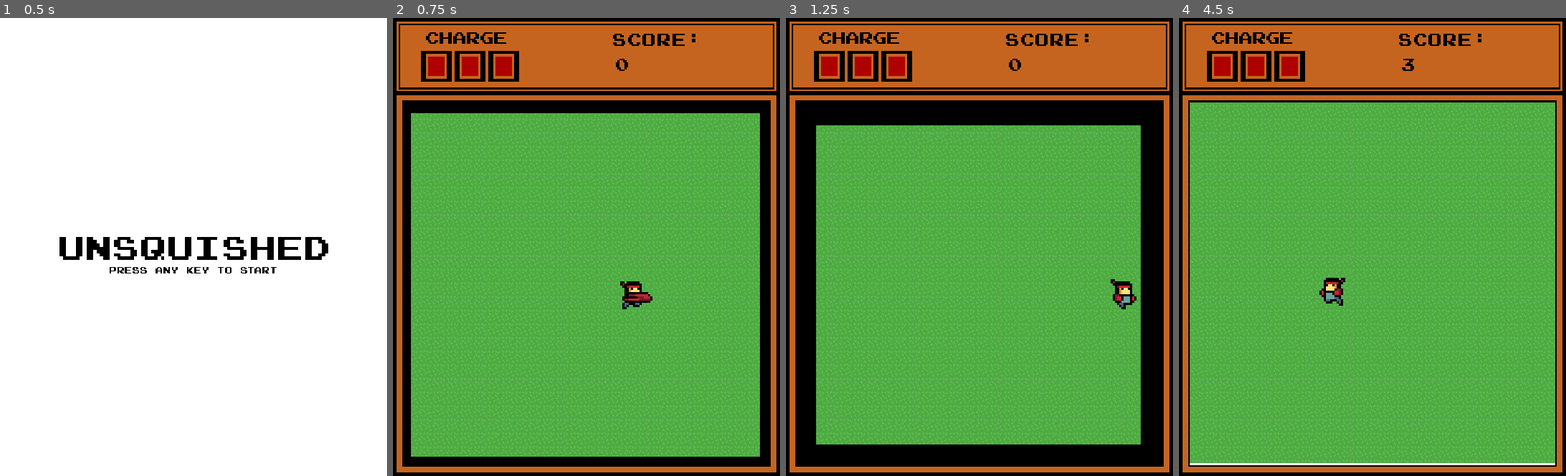
Above: before the commit, frames 1-4 (left to right).
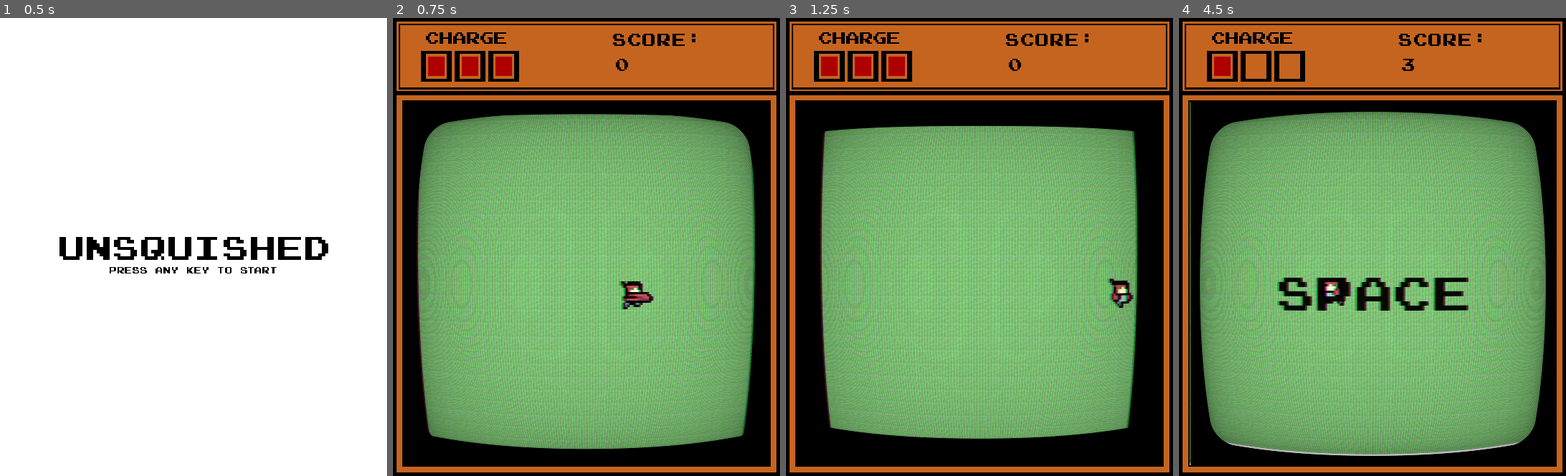
Above: after the commit, the same moments.

Repository: Compsciler/Unsquished
Game: Godot game, scene res://title_scene.tscn
Same seed, same stepped clock (60 frames per second), same inputs: the game is played once before the commit and once after it. The engine's default icon, where the game draws it, is replaced by a stand-in: a white triangle on a blue panel in a dark square.
Inputs:
- Up to frame 1 (0.5 s): no input
- Up to frame 2 (0.75 s): tap Enter at 0.5 s; hold D (right) from 0.53 s (still down); tap J (hit) at 0.6 s
- Up to frame 3 (1.25 s): keep holding D (right)
- Up to frame 4 (4.5 s): release D (right) at 1.28 s; hold S (down) 1.28-2.03 s; tap J (hit) at 1.35, 2.3, 2.85, 3.6 s; hold D (right) 2.03-2.78 s; tap Space (super) at 2.1, 4.35 s; hold W (up) 2.78-3.53 s; hold A (left) from 3.53 s (still down)

Frame 1 is identical in both runs. In frame 2, 65% of the frame differs, in the area x 4-95%, y 20-96%; in frame 3, 57%; in frame 4, 72%, in the area x 2-98%, y 8-98%.

Commit message:
add scanline shader

Diff:
--- a/CharacterBody2D.gd
+++ b/CharacterBody2D.gd
@@ -28,6 +28,7 @@
 @export var super_count = 3
 
 signal charge_change
+signal hit_wall
 
 func _physics_process(delta):
 	var horizontal_direction = Input.get_axis("left", "right")
@@ -81,6 +82,8 @@
 					retract_walls.append(wall)
 			for wall in retract_walls:
 				wall.retract(1.0 / len(retract_walls))
+			if len(retract_walls) > 0:
+				emit_signal("hit_wall")
 			punch_audio_player.play()
 
 	if Input.is_action_just_pressed("super") and super_count > 0:
--- a/node_2d.tscn
+++ b/node_2d.tscn
@@ -55,4 +55,7 @@
 volume_db = -12.0
 autoplay = true
 
+[connection signal="charge_change" from="CharacterBody2D" to="ui" method="_on_character_body_2d_charge_change"]
+[connection signal="hit_wall" from="CharacterBody2D" to="ui" method="_on_character_body_2d_hit_wall"]
+
 [editable path="Walls"]
--- a/ui.gd
+++ b/ui.gd
@@ -6,6 +6,11 @@
 
 var filled_texture = preload("res://Art/charge.png")
 var depleted_texture = preload("res://Art/charge_depleted.png")
+
+var abberation_strength: float = 1.0:
+	set(value):
+		$ColorRect.get_material().set_shader_parameter("r_displacement", Vector2(value, 0.0))
+		$ColorRect.get_material().set_shader_parameter("b_displacement", Vector2(-value, 0.0))
 
 func _on_timer_timeout():
 	GameManager.score += 1
@@ -26,3 +31,10 @@
 	tween.tween_property(space_label, "modulate", Color(1.0, 1.0, 1.0, 0.2), 1)
 	tween.set_parallel(false)
 	tween.tween_callback(func(): space_label.hide())
+
+
+
+func _on_character_body_2d_hit_wall():
+	var tween = get_tree().create_tween()
+	tween.tween_property(self, "abberation_strength", 6.0, 0.5)
+	tween.tween_property(self, "abberation_strength", 1.0, 0.5)
--- /dev/null
+++ b/ui.gdshader
@@ -0,0 +1,236 @@
+// chromatic aberration
+//---------------------------------
+
+shader_type canvas_item;
+
+uniform vec2 r_displacement = vec2(3.0, 0.0);
+uniform vec2 g_displacement = vec2(0.0, 0.0);
+uniform vec2 b_displacement = vec2(-3.0, 0.0);
+uniform sampler2D SCREEN_TEXTURE : hint_screen_texture, filter_linear_mipmap;
+
+
+uniform bool overlay = false;
+
+uniform float scanlines_opacity : hint_range(0.0, 1.0) = 0.4;
+uniform float scanlines_width : hint_range(0.0, 0.5) = 0.25;
+uniform float grille_opacity : hint_range(0.0, 1.0) = 0.3;
+uniform vec2 resolution = vec2(640.0, 480.0); // Set the number of rows and columns the texture will be divided in. Scanlines and grille will make a square based on these values
+
+uniform bool pixelate = true; // Fill each square ("pixel") with a sampled color, creating a pixel look and a more accurate representation of how a CRT monitor would work.
+
+uniform bool roll = true;
+uniform float roll_speed = 8.0; // Positive values are down, negative are up
+uniform float roll_size : hint_range(0.0, 100.0) = 15.0;
+uniform float roll_variation : hint_range(0.1, 5.0) = 1.8; // This valie is not an exact science. You have to play around with the value to find a look you like. How this works is explained in the code below.
+uniform float distort_intensity : hint_range(0.0, 0.2) = 0.05; // The distortion created by the rolling effect.
+
+uniform float noise_opacity : hint_range(0.0, 1.0) = 0.4;
+uniform float noise_speed = 5.0; // There is a movement in the noise pattern that can be hard to see first. This sets the speed of that movement.
+
+uniform float static_noise_intensity : hint_range(0.0, 1.0) = 0.06;
+
+uniform float aberration : hint_range(-1.0, 1.0) = 0.03; // Chromatic aberration, a distortion on each color channel.
+uniform float brightness = 1.4; // When adding scanline gaps and grille the image can get very dark. Brightness tries to compensate for that.
+uniform bool discolor = true; // Add a discolor effect simulating a VHS
+
+uniform float warp_amount :hint_range(0.0, 5.0) = 1.0; // Warp the texture edges simulating the curved glass of a CRT monitor or old TV.
+uniform bool clip_warp = false;
+
+uniform float vignette_intensity = 0.4; // Size of the vignette, how far towards the middle it should go.
+uniform float vignette_opacity : hint_range(0.0, 1.0) = 0.5;
+
+// Used by the noise functin to generate a pseudo random value between 0.0 and 1.0
+vec2 random(vec2 uv){
+    uv = vec2( dot(uv, vec2(127.1,311.7) ),
+               dot(uv, vec2(269.5,183.3) ) );
+    return -1.0 + 2.0 * fract(sin(uv) * 43758.5453123);
+}
+
+// Generate a Perlin noise used by the distortion effects
+float noise(vec2 uv) {
+    vec2 uv_index = floor(uv);
+    vec2 uv_fract = fract(uv);
+
+    vec2 blur = smoothstep(0.0, 1.0, uv_fract);
+
+    return mix( mix( dot( random(uv_index + vec2(0.0,0.0) ), uv_fract - vec2(0.0,0.0) ),
+                     dot( random(uv_index + vec2(1.0,0.0) ), uv_fract - vec2(1.0,0.0) ), blur.x),
+                mix( dot( random(uv_index + vec2(0.0,1.0) ), uv_fract - vec2(0.0,1.0) ),
+                     dot( random(uv_index + vec2(1.0,1.0) ), uv_fract - vec2(1.0,1.0) ), blur.x), blur.y) * 0.5 + 0.5;
+}
+
+// Takes in the UV and warps the edges, creating the spherized effect
+vec2 warp(vec2 uv){
+	vec2 delta = uv - 0.5;
+	float delta2 = dot(delta.xy, delta.xy);
+	float delta4 = delta2 * delta2;
+	float delta_offset = delta4 * warp_amount;
+
+	return uv + delta * delta_offset;
+}
+
+// Adds a black border to hide stretched pixel created by the warp effect
+float border (vec2 uv){
+	float radius = min(warp_amount, 0.08);
+	radius = max(min(min(abs(radius * 2.0), abs(1.0)), abs(1.0)), 1e-5);
+	vec2 abs_uv = abs(uv * 2.0 - 1.0) - vec2(1.0, 1.0) + radius;
+	float dist = length(max(vec2(0.0), abs_uv)) / radius;
+	float square = smoothstep(0.96, 1.0, dist);
+	return clamp(1.0 - square, 0.0, 1.0);
+}
+
+// Adds a vignette shadow to the edges of the image
+float vignette(vec2 uv){
+	uv *= 1.0 - uv.xy;
+	float vignette = uv.x * uv.y * 15.0;
+	return pow(vignette, vignette_intensity * vignette_opacity);
+}
+
+vec2 spherify(vec2 uv) {
+	vec2 centered= uv *2.0-1.0;
+	float z = sqrt(1.0 - dot(centered.xy, centered.xy));
+	vec2 sphere = centered/(z + 1.0);
+	return sphere * 0.5+0.5;
+}
+
+void fragment()
+{
+//	vec2 uv = SCREEN_UV;
+//	float r = texture(SCREEN_TEXTURE, uv + vec2(SCREEN_PIXEL_SIZE*r_displacement), 0.0).r;
+//	float g = texture(SCREEN_TEXTURE, uv + vec2(SCREEN_PIXEL_SIZE*g_displacement), 0.0).g;
+//	float b = texture(SCREEN_TEXTURE, uv + vec2(SCREEN_PIXEL_SIZE*b_displacement), 0.0).b;
+//
+//	COLOR = vec4(r, g, b, 1.0);
+	vec2 uv = overlay ? warp(SCREEN_UV) : warp(UV); // Warp the uv. uv will be used in most cases instead of UV to keep the warping
+	vec2 text_uv = uv;
+	vec2 roll_uv = vec2(0.0);
+	float time = roll ? TIME : 0.0;
+
+
+	// Pixelate the texture based on the given resolution.
+	if (pixelate)
+	{
+		text_uv = ceil(uv * resolution) / resolution;
+	}
+
+	// Create the rolling effect. We need roll_line a bit later to make the noise effect.
+	// That is why this runs if roll is true OR noise_opacity is over 0.
+	float roll_line = 0.0;
+	if (roll || noise_opacity > 0.0)
+	{
+		// Create the areas/lines where the texture will be distorted.
+		roll_line = smoothstep(0.3, 0.9, sin(uv.y * roll_size - (time * roll_speed) ) );
+		// Create more lines of a different size and apply to the first set of lines. This creates a bit of variation.
+		roll_line *= roll_line * smoothstep(0.3, 0.9, sin(uv.y * roll_size * roll_variation - (time * roll_speed * roll_variation) ) );
+		// Distort the UV where where the lines are
+		roll_uv = vec2(( roll_line * distort_intensity * (1.-UV.x)), 0.0);
+	}
+
+	vec4 text;
+	if (roll)
+	{
+		// If roll is true distort the texture with roll_uv. The texture is split up into RGB to
+		// make some chromatic aberration. We apply the aberration to the red and green channels accorging to the aberration parameter
+		// and intensify it a bit in the roll distortion.
+		text.r = texture(SCREEN_TEXTURE, text_uv + roll_uv * 0.8 + vec2(aberration, 0.0) * .1).r;
+		text.g = texture(SCREEN_TEXTURE, text_uv + roll_uv * 1.2 - vec2(aberration, 0.0) * .1 ).g;
+		text.b = texture(SCREEN_TEXTURE, text_uv + roll_uv).b;
+		text.a = 1.0;
+	}
+	else
+	{
+		// If roll is false only apply the aberration without any distorion. The aberration values are very small so the .1 is only
+		// to make the slider in the Inspector less sensitive.
+		text.r = texture(SCREEN_TEXTURE, text_uv + vec2(aberration, 0.0) * .1).r;
+		text.g = texture(SCREEN_TEXTURE, text_uv - vec2(aberration, 0.0) * .1).g;
+		text.b = texture(SCREEN_TEXTURE, text_uv).b;
+		text.a = 1.0;
+	}
+
+	float r = text.r;
+	float g = text.g;
+	float b = text.b;
+
+	uv = warp(UV);
+
+	// CRT monitors don't have pixels but groups of red, green and blue dots or lines, called grille. We isolate the texture's color channels
+	// and divide it up in 3 offsetted lines to show the red, green and blue colors next to each other, with a small black gap between.
+	if (grille_opacity > 0.0){
+
+		float g_r = smoothstep(0.85, 0.95, abs(sin(uv.x * (resolution.x * 3.14159265))));
+		r = mix(r, r * g_r, grille_opacity);
+
+		float g_g = smoothstep(0.85, 0.95, abs(sin(1.05 + uv.x * (resolution.x * 3.14159265))));
+		g = mix(g, g * g_g, grille_opacity);
+
+		float b_b = smoothstep(0.85, 0.95, abs(sin(2.1 + uv.x * (resolution.x * 3.14159265))));
+		b = mix(b, b * b_b, grille_opacity);
+
+	}
+
+	// Apply the grille to the texture's color channels and apply Brightness. Since the grille and the scanlines (below) make the image very dark you
+	// can compensate by increasing the brightness.
+	text.r = clamp(r * brightness, 0.0, 1.0);
+	text.g = clamp(g * brightness, 0.0, 1.0);
+	text.b = clamp(b * brightness, 0.0, 1.0);
+
+	// Scanlines are the horizontal lines that make up the image on a CRT monitor.
+	// Here we are actual setting the black gap between each line, which I guess is not the right definition of the word, but you get the idea
+	float scanlines = 0.5;
+	if (scanlines_opacity > 0.0)
+	{
+		// Same technique as above, create lines with sine and applying it to the texture. Smoothstep to allow setting the line size.
+		scanlines = smoothstep(scanlines_width, scanlines_width + 0.5, abs(sin(uv.y * (resolution.y * 3.14159265))));
+		text.rgb = mix(text.rgb, text.rgb * vec3(scanlines), scanlines_opacity);
+	}
+
+	// Apply the banded noise.
+	if (noise_opacity > 0.0)
+	{
+		// Generate a noise pattern that is very stretched horizontally, and animate it with noise_speed
+		float noise = smoothstep(0.4, 0.5, noise(uv * vec2(2.0, 200.0) + vec2(10.0, (TIME * (noise_speed))) ) );
+
+		// We use roll_line (set above) to define how big the noise should be vertically (multiplying cuts off all black parts).
+		// We also add in some basic noise with random() to break up the noise pattern above. The noise is sized according to
+		// the resolution value set in the inspector. If you don't like this look you can
+		// change "ceil(uv * resolution) / resolution" to only "uv" to make it less pixelated. Or multiply resolution with som value
+		// greater than 1.0 to make them smaller.
+		roll_line *= noise * scanlines * clamp(random((ceil(uv * resolution) / resolution) + vec2(TIME * 0.8, 0.0)).x + 0.8, 0.0, 1.0);
+		// Add it to the texture based on noise_opacity
+		text.rgb = clamp(mix(text.rgb, text.rgb + roll_line, noise_opacity), vec3(0.0), vec3(1.0));
+	}
+
+	// Apply static noise by generating it over the whole screen in the same way as above
+	if (static_noise_intensity > 0.0)
+	{
+		text.rgb += clamp(random((ceil(uv * resolution) / resolution) + fract(TIME)).x, 0.0, 1.0) * static_noise_intensity;
+	}
+
+	// Apply a black border to hide imperfections caused by the warping.
+	// Also apply the vignette
+	text.rgb *= border(uv);
+	text.rgb *= vignette(uv);
+	// Hides the black border and make that area transparent. Good if you want to add the the texture on top an image of a TV or monitor.
+	if (clip_warp)
+	{
+		text.a = border(uv);
+	}
+
+	// Apply discoloration to get a VHS look (lower saturation and higher contrast)
+	// You can play with the values below or expose them in the Inspector.
+	float saturation = 0.5;
+	float contrast = 1.2;
+	if (discolor)
+	{
+		// Saturation
+		vec3 greyscale = vec3(text.r + text.g + text.b) / 3.;
+		text.rgb = mix(text.rgb, greyscale, saturation);
+
+		// Contrast
+		float midpoint = pow(0.5, 2.2);
+		text.rgb = (text.rgb - vec3(midpoint)) * contrast + midpoint;
+	}
+
+	COLOR = text;
+
+}
--- a/ui.tscn
+++ b/ui.tscn
@@ -1,9 +1,37 @@
-[gd_scene load_steps=5 format=3 uid="uid://cydbij7ixi433"]
+[gd_scene load_steps=7 format=3 uid="uid://cydbij7ixi433"]
 
 [ext_resource type="Texture2D" uid="uid://dwi2tmrtuxep4" path="res://Art/ui_frame.png" id="1_8cxuw"]
 [ext_resource type="Script" path="res://ui.gd" id="1_lvray"]
 [ext_resource type="FontFile" uid="uid://dc0l4u2m5v43n" path="res://joystix monospace.otf" id="2_sqlv1"]
 [ext_resource type="Texture2D" uid="uid://cnwmjv3rvheor" path="res://Art/charge.png" id="3_h6qhw"]
+[ext_resource type="Shader" path="res://ui.gdshader" id="5_afecn"]
+
+[sub_resource type="ShaderMaterial" id="ShaderMaterial_oi13u"]
+shader = ExtResource("5_afecn")
+shader_parameter/r_displacement = Vector2(1, 0)
+shader_parameter/g_displacement = Vector2(0, 0)
+shader_parameter/b_displacement = Vector2(-1, 0)
+shader_parameter/overlay = true
+shader_parameter/scanlines_opacity = 0.0
+shader_parameter/scanlines_width = 0.0
+shader_parameter/grille_opacity = 0.179
+shader_parameter/resolution = Vector2(633.325, 480)
+shader_parameter/pixelate = false
+shader_parameter/roll = false
+shader_parameter/roll_speed = 8.0
+shader_parameter/roll_size = 0.0
+shader_parameter/roll_variation = 0.1
+shader_parameter/distort_intensity = 0.0
+shader_parameter/noise_opacity = 0.0
+shader_parameter/noise_speed = 5.0
+shader_parameter/static_noise_intensity = 0.0
+shader_parameter/aberration = 0.03
+shader_parameter/brightness = 1.4
+shader_parameter/discolor = true
+shader_parameter/warp_amount = 1.0
+shader_parameter/clip_warp = false
+shader_parameter/vignette_intensity = 0.2
+shader_parameter/vignette_opacity = 0.5
 
 [node name="ui" type="CanvasLayer"]
 script = ExtResource("1_lvray")
@@ -94,4 +122,12 @@
 theme_override_font_sizes/font_size = 50
 text = "SPACE"
 
+[node name="ColorRect" type="ColorRect" parent="."]
+material = SubResource("ShaderMaterial_oi13u")
+offset_left = 16.0
+offset_top = 118.0
+offset_right = 525.0
+offset_bottom = 625.0
+color = Color(1, 1, 1, 0)
+
 [connection signal="timeout" from="Timer" to="." method="_on_timer_timeout"]
Not shown: 1 places in character_body_2d.tscn that only renumber resources
